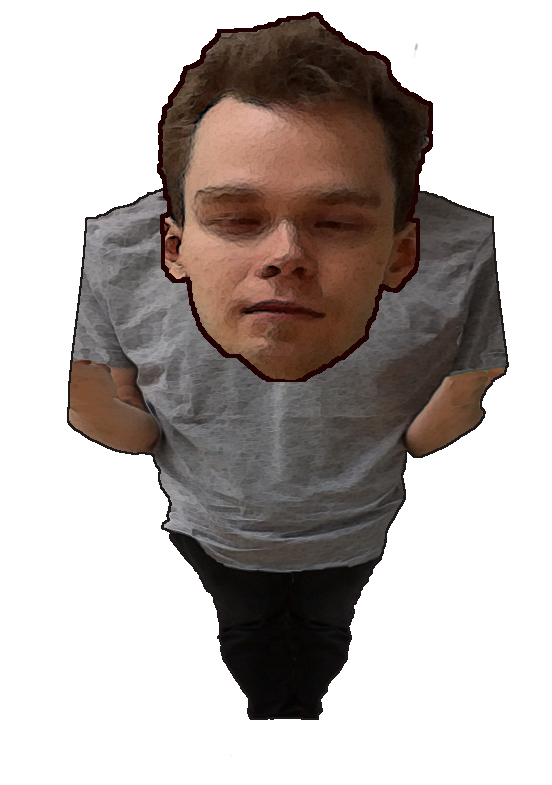
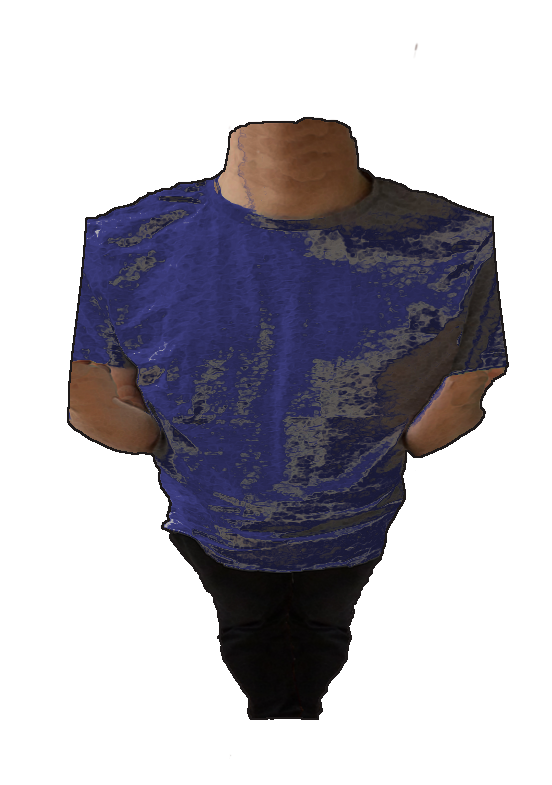
Revision of a layered w=552, h=785 image; what changed, layer by layer:
hid "head 4pxborder" over [157, 12, 433, 382]
added layer "body 2pxb blue" above "body 2pxb" over [69, 42, 507, 572]
hid "body 2pxb" over [69, 42, 507, 572]
